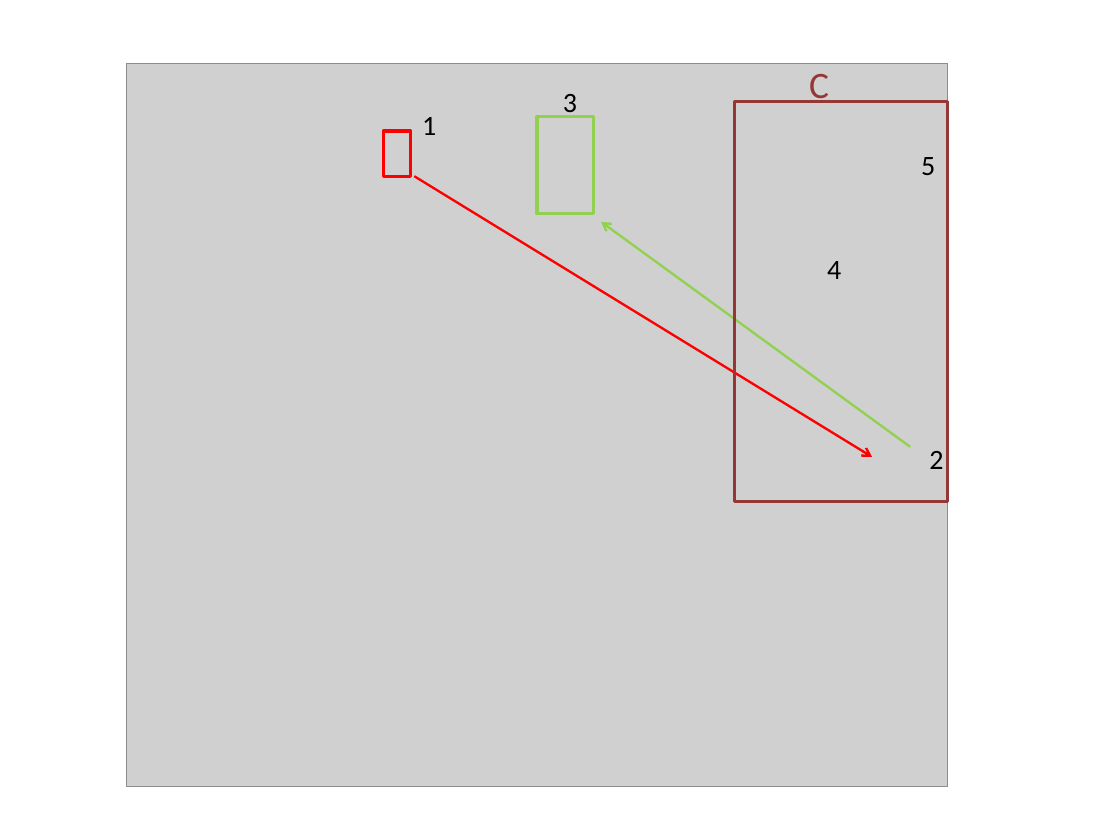
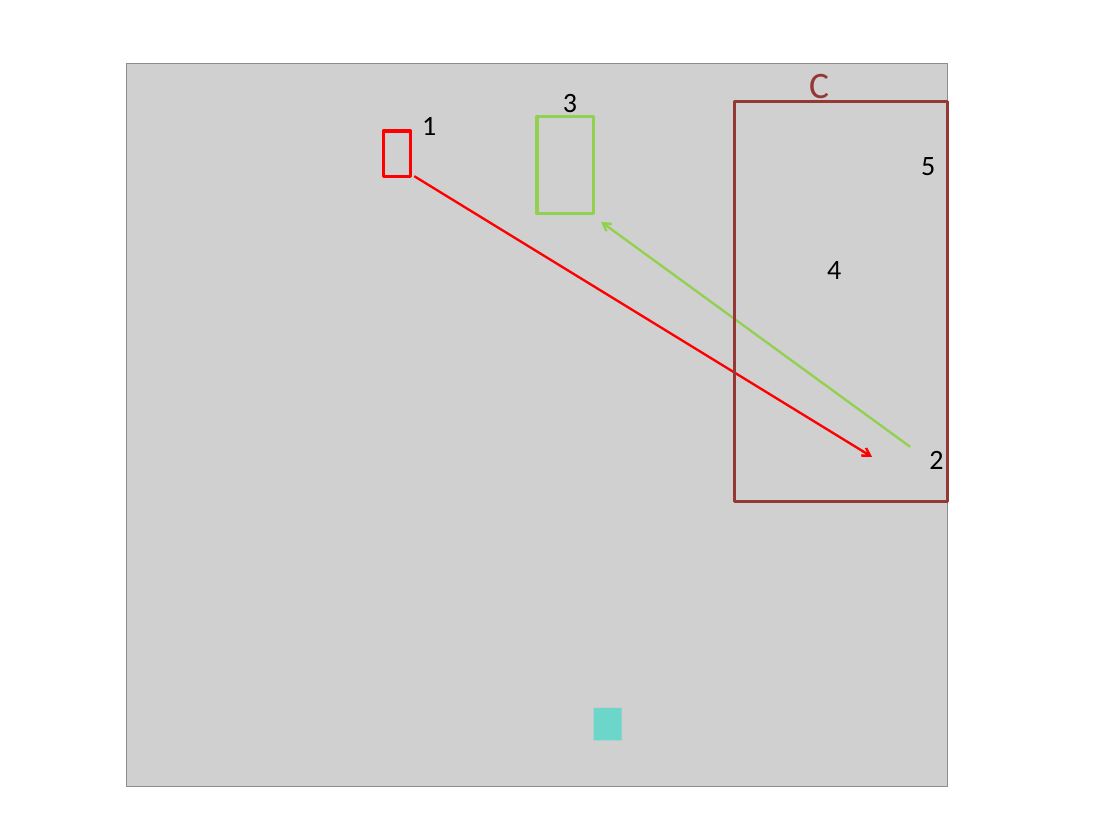
Before and after one commit to DePrettoM/EEGpal, a slide deck: slide 3 of Manuels/picture_EEGpal_manuals.pptx. Drawn at 1120x840 pixels with LibreOffice and Linux fonts; fonts in the diff are those of the drawing; grey boxes stand for pictures. Boxes give left, top, right and bottom in pixels: in the first picture for what was removed or moved away, otherwise in the second. Text is boxed around its words. In the diff, an @@ line names an element or a change of style, - is before the commit and + after.

```diff
--- a/Manuels/picture_EEGpal_manuals.pptx
+++ b/Manuels/picture_EEGpal_manuals.pptx
@@ rectangle added at [594,708,622,740], fill #6BD6C9 @@
```
Also in this commit, not shown: 2 slides added, 9 other files.
